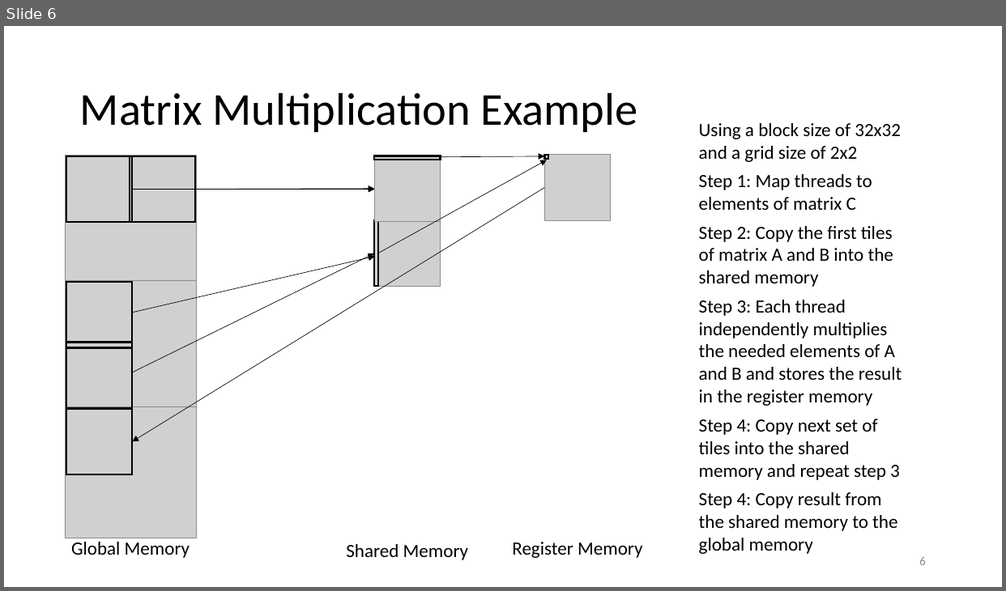
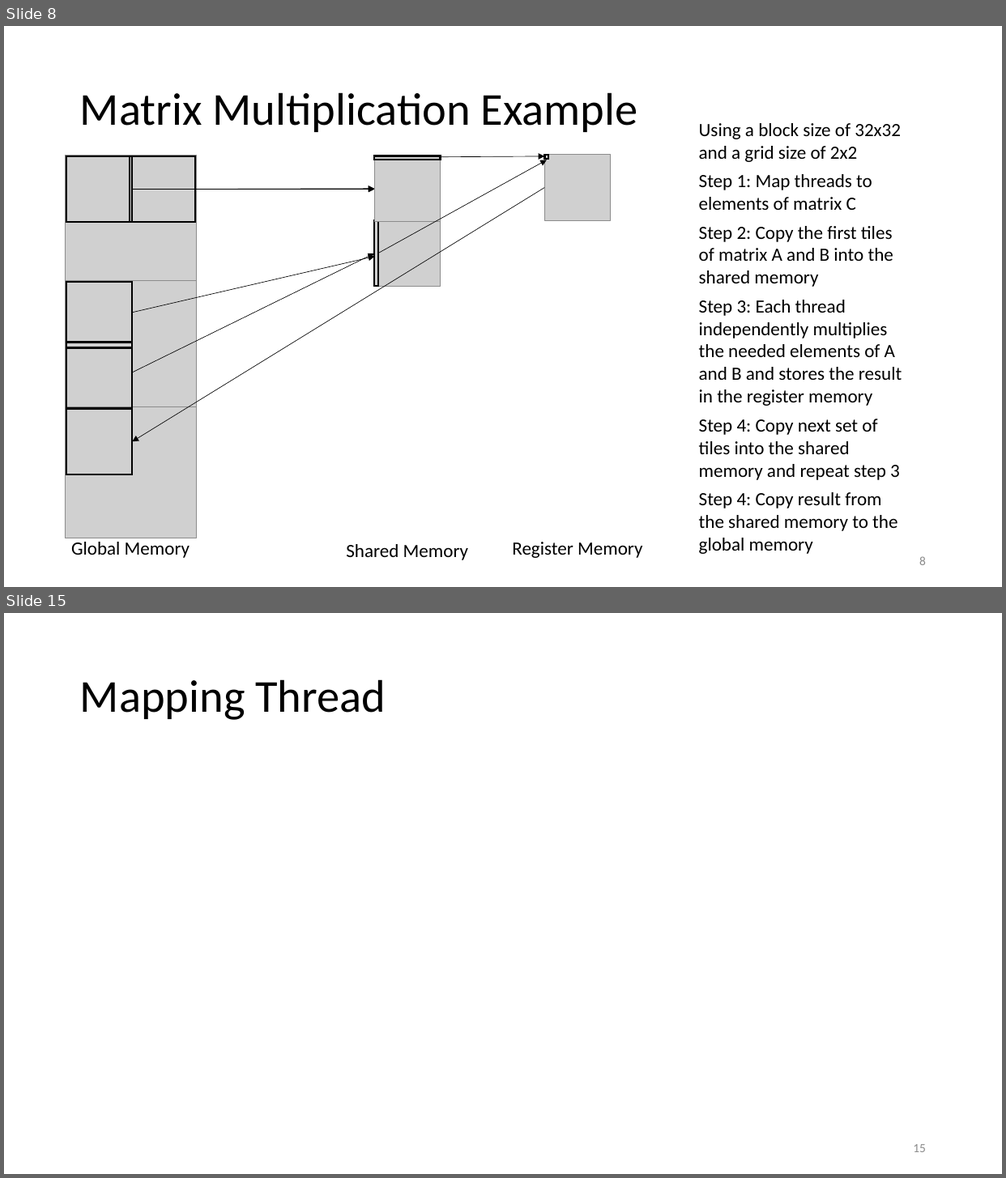
Before and after one commit to d-henness/thesis, a slide deck: defence_pres.pptx. Shown one above the other, each under a label of ours: slide 6 before the commit, slides 8 and 15 after it; the slides between them are not shown. The pictures are 1006x591 and 1006x1178 pixels, drawn with LibreOffice and Linux fonts; fonts in the diff are those of the drawing; grey boxes stand for pictures. Boxes give left, top, right and bottom in pixels: in the first picture for what was removed or moved away, otherwise in the second. Text is boxed around its words. In the diff, an @@ line names an element or a change of style, - is before the commit and + after.

```diff
--- a/defence_pres.pptx
+++ b/defence_pres.pptx
@@ slide 15 added at bbox=[4, 613, 1002, 1174], background #FFFFFF @@
@@ title added at bbox=[80, 679, 386, 720], 44 pt, text #000000 @@
+Mapping Thread
@@ page number added at bbox=[913, 1144, 926, 1152], 12 pt, text #8C8C8C @@
+15
@@ what was slide 6 is now slide 8 @@
@@ page number at bbox=[919, 557, 926, 565]: text changed @@
-6
+8
```
Also in this commit, not shown: 8 other slides added, 1 other file.
